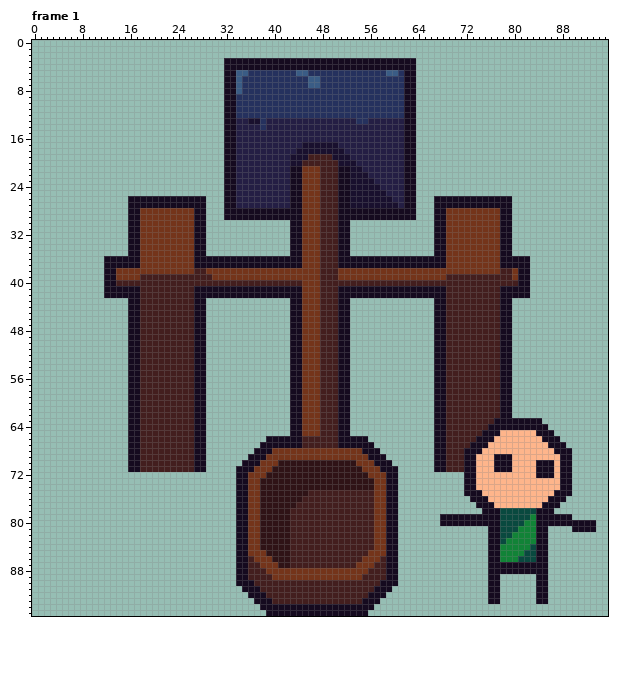
A pixel-art file gets an edit: res/img/catapult.aseprite. That is the earlier state.
96x96 pixels, 1 frame. Shown: frame 1. The commit also changed other frames, which this record leaves out.
New version:
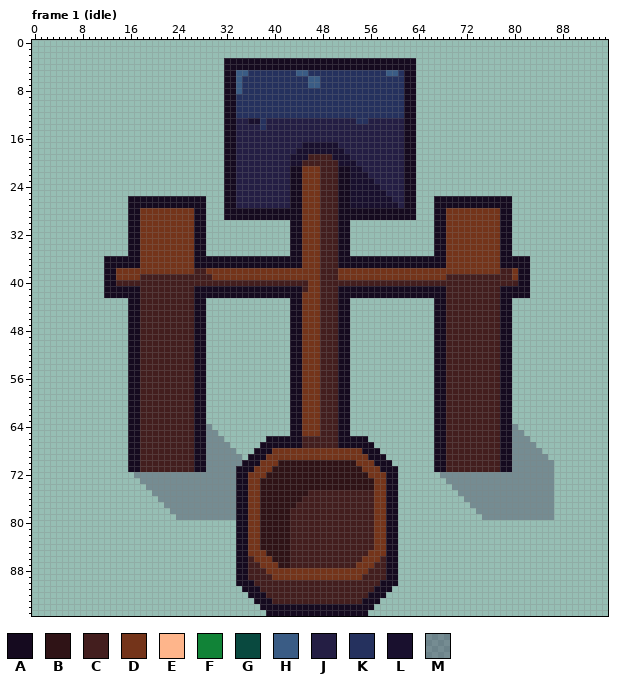
Palette (. is transparent): A #150a1f  B #2f1316  C #431e1e  D #74341a  E #feb58b  F #118337  G #09493f  H #3a5c85  J #241e44  K #25315e  L #19102e  M #2919454e
Changes in this commit:
layer "Layer 5" opacity 31% added
layer "Layer 2" now hidden
Changed rows in their new state; - is an unchanged pixel.
Frame 1 (idle):
first column x 45:
40 C
41 C
first column x 17:
63 ------------------------------------------------------------C--.....---------
64 ------------M----------------------------------------------CC--M.....--------
65 ------------MM--------------------------------------------CCCAAMM.....-------
66 ------------MMM------------------------------------------CCCCAAMMM.....------
67 ------------MMMM----------------------------------------CCCCCAAMMMM.....-----
68 ------------MMMMM--------------------------------------CCCCCCAAMMMMM.....----
69 ------------MMMMMM-------------------------------------CCCCCC--MMMMMM....----
70 ------------MMMMMM-------------------------------------CCCCCC--MMMMMMM...----
71 ------------MMMMM--------------------------------------CCCCCC--MMMMMMM...----
72 MMMMMMMMMMMMMMMMM----------------------------------MMMMMMMMMMMMMMMMMMM...----
73 -MMMMMMMMMMMMMMMM-----------------------------------MMMMMMMMMMMMMMMMMM...----
74 --MMMMMMMMMMMMMMM------------------------------------MMMMMMMMMMMMMMMMM...----
75 ---MMMMMMMMMMMMMM-------------------------------------MMMMMMMMMMMMMMMM...----
76 ----MMMMMMMMMMMMM--------------------------------------MMMMMMMMMMMMMMM..-----
77 -----MMMMMMMMMMMM---------------------------------------MMMMMMMMMMMMMM.------
78 ------MMMMMMMMMMM----------------------------------------MMMMMMMMMMMMM-------
79 -------MMMMMMMMMM----------------------------------.......MMMMMMMMMMMM...----
80 ---------------------------------------------------..........................
81 -----------------------------------------------------------..........----....
82 -----------------------------------------------------------..........--------
83 -----------------------------------------------------------..........--------
84 -----------------------------------------------------------..........--------
85 -----------------------------------------------------------..........--------
86 -----------------------------------------------------------..........--------
87 -----------------------------------------------------------..........--------
88 -----------------------------------------------------------..........--------
89 -----------------------------------------------------------..------..--------
90 -----------------------------------------------------------..------..--------
91 -----------------------------------------------------------..------..--------
92 -----------------------------------------------------------..------..--------
93 -----------------------------------------------------------..------..--------
